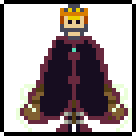
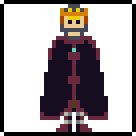
Before/after of a (136, 136) layered artwork. What changed in the layer stack:
hid "3" over [16, 44, 132, 132]
hid "2" over [16, 44, 132, 132]
